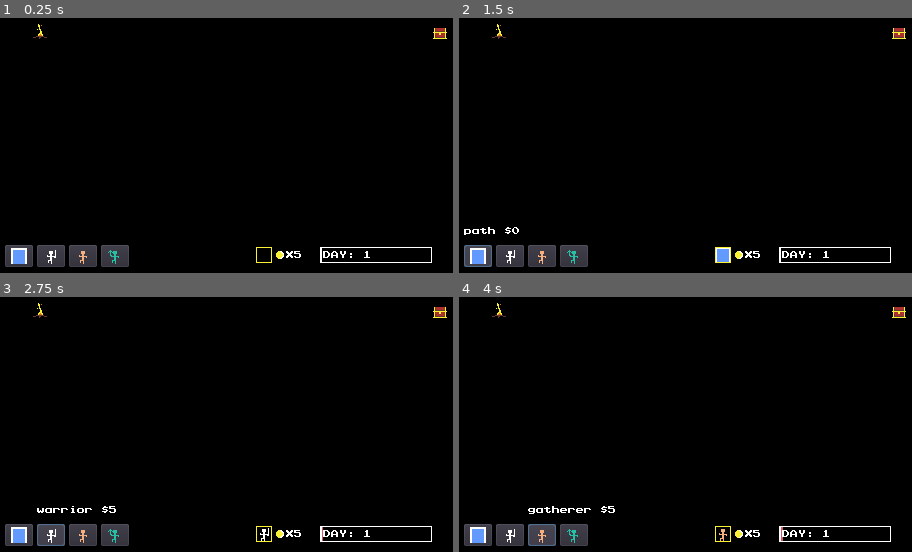
Above: before the commit, frames 1-4 (two rows, left to right).
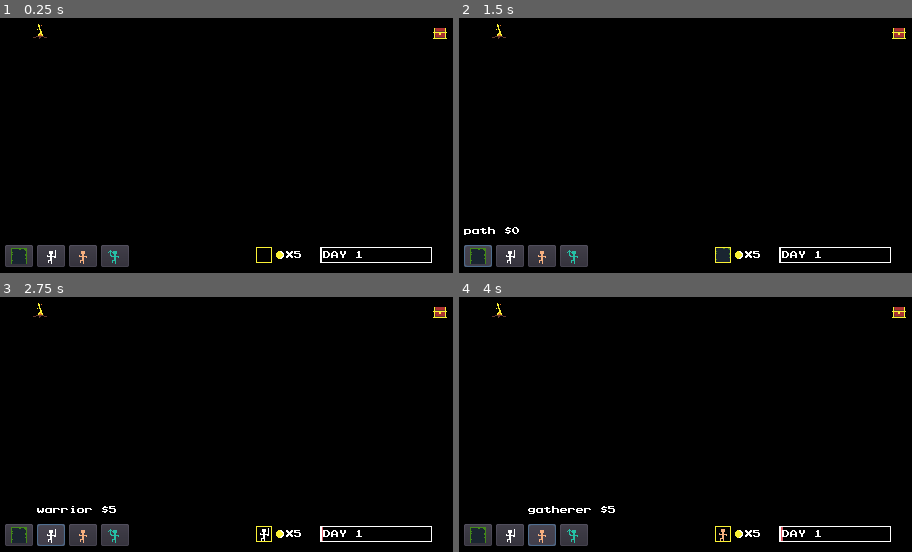
Above: after the commit, the same moments.

Repository: mcerdeira/LoopCityTD
Game: Godot game, scene res://scenes/Main.tscn
Two runs of this game, one before a commit and one after it. Both use one fixed random seed, a clock stepped at 60 frames per second and the inputs below.
Inputs (mouse positions are in pixels of both pictures, inside the frame that each line leads up to):
- Up to frame 1 (0.25 s): no input
- Up to frame 2 (1.5 s): click (477, 255) at 0.5 s; click "path $0" at 1.25 s
- Up to frame 3 (2.75 s): click (49, 534) at 2.02 s
- Up to frame 4 (4 s): click "warrior $5" at 2.75 s; click (540, 534) at 3.52 s

The runs differ from the first frame. In frame 1, 0.3% of the frame differs, in the area x 2-82%, y 90-97%; in frame 2, 0.4%; in frame 3, 0.3%; in frame 4, 0.3%.

Commit message:
Some sprite rework, more on character types

Diff:
--- a/scripts/Global.gd
+++ b/scripts/Global.gd
@@ -25,13 +25,14 @@
 	initialize()
 
 func initialize():
+	randomize()
 	SPEED = 1
 	WRITE_MODE = null
 	COINS = 5
 	TTL_CITY_SPAWN = 120
-	MINER_COUNT = 1
-	WARRIOR_COUNT = 1
-	GATHERER_COUNT = 1
+	MINER_COUNT = 0
+	WARRIOR_COUNT = 0
+	GATHERER_COUNT = 0
 	DAY = 1
 	destionation_types = ["chest", "city", "rock"]
 
@@ -67,10 +68,10 @@
 
 func get_cost(type):
 	if type == "warrior":
-		return 5 * WARRIOR_COUNT
+		return 5 + (WARRIOR_COUNT * 2)
 	if type == "gatherer":
-		return 5 * GATHERER_COUNT
+		return 5 + (GATHERER_COUNT * 2)
 	if type == "miner":
-		return 5 * MINER_COUNT
+		return 5 + (MINER_COUNT * 2)
 	if type == "path":
 		return 0
--- a/scripts/building_bar.gd
+++ b/scripts/building_bar.gd
@@ -5,4 +5,4 @@
 
 func calc_progress(prog):
 	$bar.scale = Vector2(prog / Global.TTL_CITY_SPAWN, 1)
-	$Label.text = "DAY: " + str(Global.DAY)
+	$Label.text = "DAY " + str(Global.DAY)
--- a/scripts/city_obj.gd
+++ b/scripts/city_obj.gd
@@ -2,12 +2,21 @@
 export var coin_reward = 1
 export var type = "chest"
 var remaining_actions = 0
+var visible_ttl = 0
 export var total_actions = 0
 onready var player = preload("res://scenes/player_obj.tscn")
 
 func _ready():
 	$city_label.visible = false
 	initialize()
+
+func _process(delta):
+	if $city_label.visible and visible_ttl > 0:
+		visible_ttl -= 1 * delta
+		if visible_ttl <= 0:
+			visible_ttl = 0
+			$city_label.visible = false
+
 
 func randomize_me():
 	type = Global.destionation_types[randi() % Global.destionation_types.size()]
@@ -52,6 +61,9 @@
 func consume_action(amount):
 	remaining_actions -= amount
 	$city_label.text = "$" + str(remaining_actions) + "/" + str(total_actions)
+	if !$city_label.visible:
+		visible_ttl = 1
+		$city_label.visible = true
 
 func transform():
 	if type == "city":
--- a/scripts/player_obj.gd
+++ b/scripts/player_obj.gd
@@ -51,7 +51,7 @@
 
 func _process(delta):
 	if doing_work:
-		work_cooldown -= 1 * delta
+		work_cooldown -= 0.2 * delta
 		if work_cooldown <= 0:
 			work_cooldown = total_work_cooldown
 			destination_node.consume_action(1)
Binary file changed: sprites/path1.png
Binary file changed: sprites/path10.png
Binary file changed: sprites/path2.png
Binary file changed: sprites/path3.png
Binary file changed: sprites/path4.png
Binary file changed: sprites/path5.png
Binary file changed: sprites/path6.png
Binary file changed: sprites/path7.png
Binary file changed: sprites/path8.png
Binary file changed: sprites/path9.png
Binary file changed: sprites/path_tilemap.png
